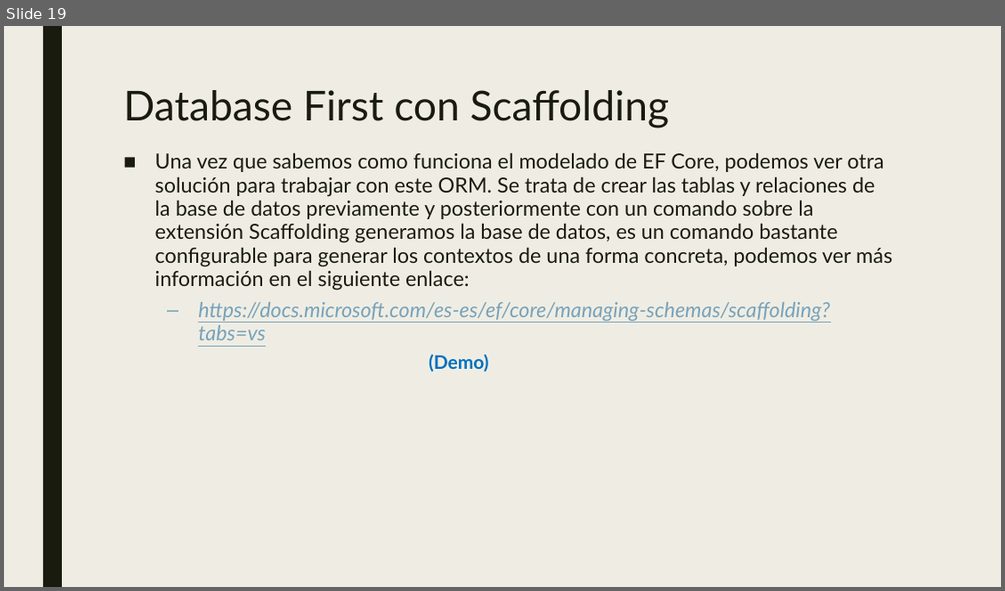
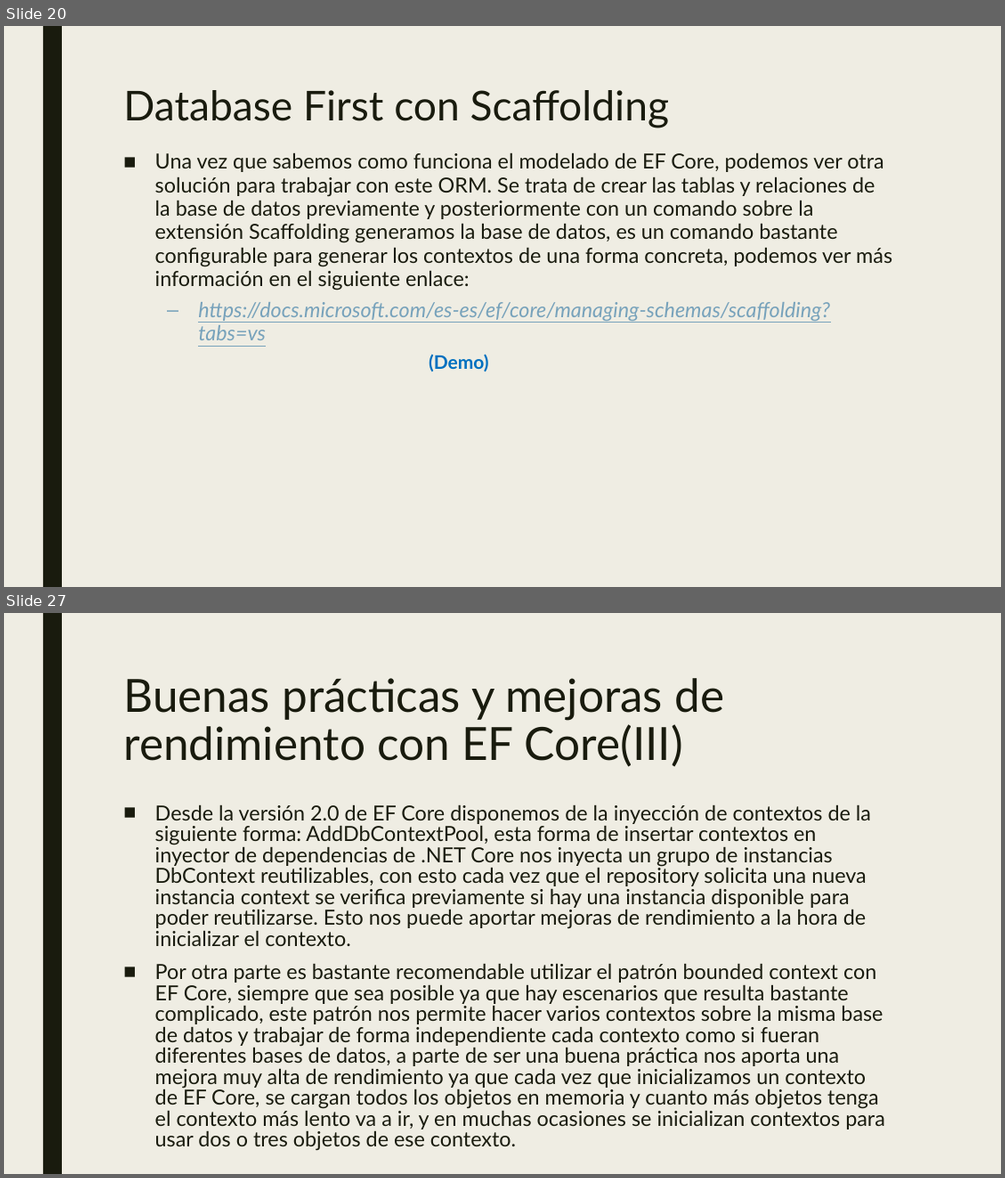
Before and after one commit to dadjh85/Demo5-Curso-.NetCore3.1, a slide deck: doc/Demo5- Curso .NET Core.pptx. Shown one above the other, each under a label of ours: slide 19 before the commit, slides 20 and 27 after it; the slides between them are not shown. The pictures are 1005x591 and 1005x1178 pixels, drawn with LibreOffice and Linux fonts; fonts in the diff are those of the drawing. Boxes give left, top, right and bottom in pixels: in the first picture for what was removed or moved away, otherwise in the second. Text is boxed around its words. In the diff, an @@ line names an element or a change of style, - is before the commit and + after.

Commit message:
* Finish pptx and added Repository

```diff
--- a/doc/Demo5- Curso .NET Core.pptx
+++ b/doc/Demo5- Curso .NET Core.pptx
@@ slide 27 added at (4,613,1001,1174), background #EFEDE3; not listed: 1 template element that a slide beside it also shows @@
@@ title added at (123,678,724,767), 44 pt, text #191B0E @@
+Buenas prácticas y mejoras de rendimiento con EF Core(III)
@@ text added at (155,804,885,1151), 20 pt, text #191B0E @@
+■ Desde la versión 2.0 de EF Core disponemos de la inyección de contextos de la siguiente forma: AddDbContextPool, esta forma de insertar contextos en inyector de dependencias de .NET Core nos inyecta un grupo de instancias DbContext reutilizables, con esto cada vez que el repository solicita una nueva instancia context se verifica previamente si hay una instancia disponible para poder reutilizarse. Esto nos puede aportar mejoras de rendimiento a la hora de inicializar el contexto.
+■ Por otra parte es bastante recomendable utilizar el patrón bounded context con EF Core, siempre que sea posible ya que hay escenarios que resulta bastante complicado, este patrón nos permite hacer varios contextos sobre la misma base de datos y trabajar de forma independiente cada contexto como si fueran diferentes bases de datos, a parte de ser una buena práctica nos aporta una mejora muy alta de rendimiento ya que cada vez que inicializamos un contexto de EF Core, se cargan todos los objetos en memoria y cuanto más objetos tenga el contexto más lento va a ir, y en muchas ocasiones se inicializan contextos para usar dos o tres objetos de ese contexto.
@@ what was slide 19 is now slide 20 @@
```
Also in this commit, not shown: 2 slides changed, 6 other slides added, 2 other files.
